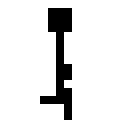
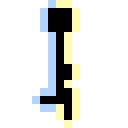
Before/after of a 128 x 128 layered artwork. What changed in the layer stack:
renamed "Layer 13" to "Layer 16", painted on it over [32, 0, 80, 128]
